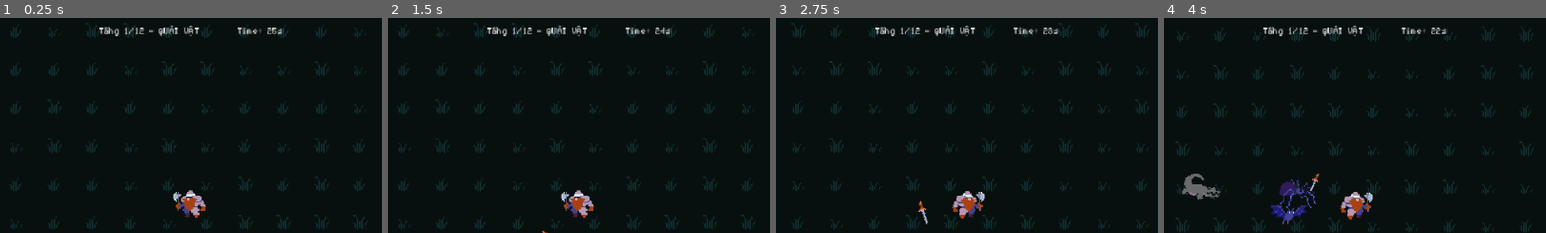
Above: before the commit, frames 1-4 (left to right).
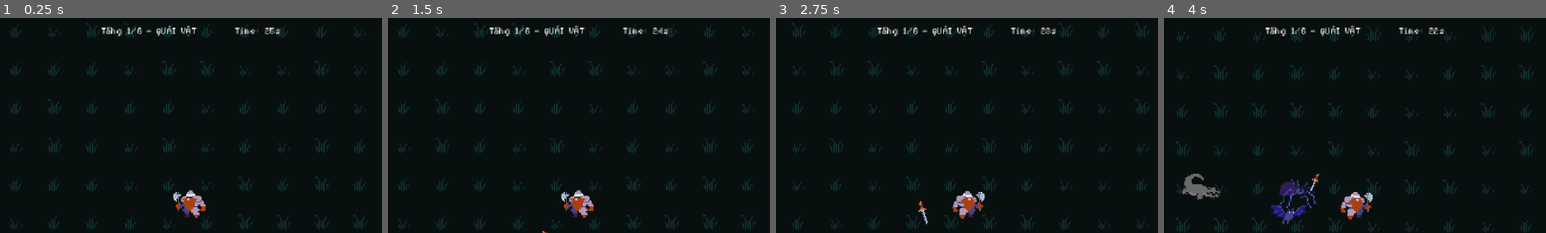
Above: after the commit, the same moments.

Repository: khanh-dinh26/NightSpire-Survival
Game: Godot game, scene res://src/arena/Arena.tscn
Same seed, same stepped clock (60 frames per second), same inputs: the game is played once before the commit and once after it. This scene is started directly instead of the project's main scene. Sound files missing from this copy of the repository are replaced by a short silence.
Inputs (mouse positions are % of the whole screen's width and height, from its top left):
- Up to frame 1 (0.25 s): no input
- Up to frame 2 (1.5 s): click (22, 92) at 0.52 s; click "Hủy" at 1.25 s
- Up to frame 3 (2.75 s): tap Enter at 2 s; move the mouse to (72, 45) at 2.02 s; hold Right (ui_right) from 2.03 s (still down); tap E at 2.1 s
- Up to frame 4 (4 s): move the mouse to (30, 55) at 2.77 s; release Right (ui_right) at 2.78 s; hold Down (ui_down) 2.78-3.53 s; tap 1 at 2.85 s; move the mouse to (60, 28) at 3.52 s; hold Right (ui_right) from 3.53 s (still down); tap E at 3.6 s
The pictures show only the part of the screen within x 25-75%, y 7-57%; the shares and areas given below are measured in that part.

The runs differ from the first frame. In frame 1, 0.8% of the frame differs, in the area x 26-75%, y 3-9%; in frame 2, 0.8%; in frame 3, 0.8%; in frame 4, 0.8%.

Commit message:
feat: dynamic gold drop scaling, 3-floor boss pacing (6 floors total), and random merchant floor with portal transition

Diff:
--- a/src/arena/FloorManager.gd
+++ b/src/arena/FloorManager.gd
@@ -14,6 +14,7 @@
 var all_items_pool: Array[ItemData] = []
 var _current_sanctuary: Node2D = null
 var _random_sanctuary_floor: int = -1
+var _random_merchant_floor: int = -1
 var _boss_draft_opened_for_floor: int = -1
 var _shop_opened_for_floor: int = -1
 
@@ -34,7 +35,7 @@
 
 func _load_floor_configs() -> void:
 	all_floor_configs.clear()
-	for i: int in range(1, 13):
+	for i: int in range(1, 7):
 		var path: String = "res://src/data/floors/floor_%02d.tres" % i
 		if ResourceLoader.exists(path):
 			var config: FloorConfig = load(path) as FloorConfig
@@ -82,7 +83,13 @@
 
 
 func start_default_run() -> void:
+	# Có tỉ lệ xuất hiện 1 tầng thương nhân an toàn (không có quái, chỉ có thương nhân + cổng qua tầng)
 	_random_sanctuary_floor = -1
+	if randf() <= 0.65:
+		_random_merchant_floor = [2, 4, 5].pick_random()
+	else:
+		_random_merchant_floor = -1
+
 	if GameManager.current_tower == null:
 		GameManager.start_new_run(default_tower, all_floor_configs)
 	else:
@@ -114,7 +121,7 @@
 		if cam != null:
 			cam.reset_smoothing()
 
-	var is_sanctuary: bool = (config.floor_type == FloorConfig.FloorType.NPC_SANCTUARY) or (floor_num == _random_sanctuary_floor)
+	var is_sanctuary: bool = (config.floor_type == FloorConfig.FloorType.NPC_SANCTUARY) or (floor_num == _random_sanctuary_floor) or (floor_num == _random_merchant_floor)
 
 	# NPC Sanctuary: Safe haven without monsters
 	if is_sanctuary:
--- a/src/arena/SanctuaryShopUI.tscn
+++ b/src/arena/SanctuaryShopUI.tscn
@@ -98,4 +98,4 @@
 theme_override_styles/normal = ExtResource("3_btn_normal")
 theme_override_styles/hover = ExtResource("4_btn_hover")
 theme_override_styles/pressed = ExtResource("4_btn_hover")
-text = "Đóng / Rời Khỏi Shop [ESC]"
+text = "Thoát [ESC]"
--- a/src/arena/Spawner.gd
+++ b/src/arena/Spawner.gd
@@ -315,9 +315,9 @@
 	if current_tower.miniboss_pool.is_empty():
 		return
 
-	# Floor 4 -> miniboss 1 (index 0); Floor 8 -> miniboss 2 (index 1 if exists)
+	# Floor 3 -> miniboss 1 (index 0); Floor 6+ -> miniboss 2 (index 1 if exists)
 	var boss_idx: int = 0
-	if current_floor_config.floor_index >= 8 and current_tower.miniboss_pool.size() > 1:
+	if current_floor_config.floor_index >= 6 and current_tower.miniboss_pool.size() > 1:
 		boss_idx = 1
 	var data: EnemyData = current_tower.miniboss_pool[boss_idx]
 
--- a/src/autoloads/GameManager.gd
+++ b/src/autoloads/GameManager.gd
@@ -64,7 +64,7 @@
 
 
 func advance_floor() -> void:
-	var total_floors: int = floor_configs.size() if not floor_configs.is_empty() else 12
+	var total_floors: int = floor_configs.size() if not floor_configs.is_empty() else 6
 	if current_floor_index < total_floors:
 		current_floor_index += 1
 		EventBus.floor_transition_requested.emit(current_floor_index)
--- a/src/data/enemies/bosses/abyssal_behemoth.tres
+++ b/src/data/enemies/bosses/abyssal_behemoth.tres
@@ -1,6 +1,6 @@
-[gd_resource type="Resource" script_class="EnemyData" load_steps=2 format=3]
+[gd_resource type="Resource" script_class="EnemyData" format=3 uid="uid://cjgkchnsinc5y"]
 
-[ext_resource type="Script" path="res://src/resources/EnemyData.gd" id="1_script"]
+[ext_resource type="Script" uid="uid://diux81jhe5dbv" path="res://src/resources/EnemyData.gd" id="1_script"]
 
 [resource]
 script = ExtResource("1_script")
@@ -13,8 +13,7 @@
 contact_knockback = 180.0
 gold_drop_min = 25
 gold_drop_max = 40
-sprite_sheet = "monsters"
 sprite_region = Rect2(64, 128, 32, 32)
 attack_pattern = "ground_slam"
+projectile_speed = 140.0
 attack_cooldown = 3.0
-projectile_speed = 140.0
--- a/src/data/enemies/bosses/forest_lord.tres
+++ b/src/data/enemies/bosses/forest_lord.tres
@@ -1,6 +1,6 @@
-[gd_resource type="Resource" script_class="EnemyData" load_steps=2 format=3]
+[gd_resource type="Resource" script_class="EnemyData" format=3 uid="uid://dopyjqf74k7w5"]
 
-[ext_resource type="Script" path="res://src/resources/EnemyData.gd" id="1_enemy"]
+[ext_resource type="Script" uid="uid://diux81jhe5dbv" path="res://src/resources/EnemyData.gd" id="1_enemy"]
 
 [resource]
 script = ExtResource("1_enemy")
@@ -13,8 +13,6 @@
 contact_knockback = 200.0
 gold_drop_min = 80
 gold_drop_max = 120
-sprite_sheet = "monsters"
 sprite_region = Rect2(32, 224, 32, 32)
 attack_pattern = "mixed"
 projectile_speed = 175.0
-attack_cooldown = 2.0
--- a/src/data/floors/floor_03.tres
+++ b/src/data/floors/floor_03.tres
@@ -5,12 +5,12 @@
 [resource]
 script = ExtResource("1_floor")
 floor_index = 3
-floor_type = 0
-wave_duration = 35.0
-spawn_interval = 1.2
-enemies_per_burst = 3
-max_concurrent_enemies = 14
-enemy_hp_multiplier = 1.8
-enemy_damage_multiplier = 1.3
-enemy_speed_multiplier = 1.1
-gold_multiplier = 1.4
+floor_type = 1
+wave_duration = 0.0
+spawn_interval = 0.0
+enemies_per_burst = 0
+max_concurrent_enemies = 0
+enemy_hp_multiplier = 2.5
+enemy_damage_multiplier = 1.5
+enemy_speed_multiplier = 1.0
+gold_multiplier = 2.2
--- a/src/data/floors/floor_04.tres
+++ b/src/data/floors/floor_04.tres
@@ -5,12 +5,12 @@
 [resource]
 script = ExtResource("1_floor")
 floor_index = 4
-floor_type = 1
-wave_duration = 0.0
-spawn_interval = 0.0
-enemies_per_burst = 0
-max_concurrent_enemies = 0
-enemy_hp_multiplier = 2.5
-enemy_damage_multiplier = 1.5
-enemy_speed_multiplier = 1.0
-gold_multiplier = 2.2
+floor_type = 0
+wave_duration = 35.0
+spawn_interval = 1.0
+enemies_per_burst = 3
+max_concurrent_enemies = 15
+enemy_hp_multiplier = 2.0
+enemy_damage_multiplier = 1.4
+enemy_speed_multiplier = 1.1
+gold_multiplier = 1.6
--- a/src/data/floors/floor_06.tres
+++ b/src/data/floors/floor_06.tres
@@ -5,12 +5,12 @@
 [resource]
 script = ExtResource("1_floor")
 floor_index = 6
-floor_type = 0
-wave_duration = 40.0
-spawn_interval = 0.8
-enemies_per_burst = 4
-max_concurrent_enemies = 18
-enemy_hp_multiplier = 3.2
-enemy_damage_multiplier = 1.6
-enemy_speed_multiplier = 1.2
-gold_multiplier = 2.2
+floor_type = 3
+wave_duration = 0.0
+spawn_interval = 0.0
+enemies_per_burst = 0
+max_concurrent_enemies = 0
+enemy_hp_multiplier = 5.0
+enemy_damage_multiplier = 2.2
+enemy_speed_multiplier = 1.1
+gold_multiplier = 4.0
--- a/src/data/towers/blightwood_spire.tres
+++ b/src/data/towers/blightwood_spire.tres
@@ -4,12 +4,12 @@
 [ext_resource type="Script" uid="uid://c8bdsexivlyd8" path="res://src/resources/TowerData.gd" id="1_script"]
 [ext_resource type="Resource" path="res://src/data/enemies/spider.tres" id="2_spider"]
 [ext_resource type="Resource" path="res://src/data/enemies/bat.tres" id="3_bat"]
+[ext_resource type="Resource" path="res://src/data/enemies/abyssal_crawler.tres" id="4_crawler"]
+[ext_resource type="Resource" path="res://src/data/enemies/toxic_slime.tres" id="4_slime"]
 [ext_resource type="Resource" path="res://src/data/enemies/snake.tres" id="4_snake"]
-[ext_resource type="Resource" path="res://src/data/enemies/toxic_slime.tres" id="4_slime"]
-[ext_resource type="Resource" path="res://src/data/enemies/abyssal_crawler.tres" id="4_crawler"]
-[ext_resource type="Resource" path="res://src/data/enemies/bosses/ancient_spider.tres" id="5_miniboss1"]
-[ext_resource type="Resource" path="res://src/data/enemies/bosses/venom_manticore.tres" id="6_miniboss2"]
+[ext_resource type="Resource" uid="uid://nframm8pqmu7" path="res://src/data/enemies/bosses/ancient_spider.tres" id="5_miniboss1"]
 [ext_resource type="Resource" path="res://src/data/enemies/bosses/abyssal_behemoth.tres" id="6_behemoth"]
+[ext_resource type="Resource" uid="uid://bt0t36tu1nnsy" path="res://src/data/enemies/bosses/venom_manticore.tres" id="6_miniboss2"]
 [ext_resource type="Resource" path="res://src/data/enemies/bosses/forest_lord.tres" id="7_finalboss"]
 
 [resource]
--- a/src/entities/enemies/EnemyBase.gd
+++ b/src/entities/enemies/EnemyBase.gd
@@ -166,7 +166,10 @@
 	var p: Player = players[0] as Player if players.size() > 0 else null
 	var luck: float = p.luck_stat if p != null else 0.0
 
-	var drop_chance: float = 0.70 + (luck * 0.15)
+	# Càng lên tầng cao tỉ lệ rơi vàng giảm, nhưng có buff thì tăng theo buff
+	var current_floor: int = maxi(1, GameManager.current_floor_index)
+	var base_drop_chance: float = maxf(0.20, 0.80 - float(current_floor - 1) * 0.10)
+	var drop_chance: float = base_drop_chance + (luck * 0.25)
 	var drops_gold: bool = randf() <= drop_chance or is_elite
 	var gold_value: int = randi_range(data.gold_drop_min, data.gold_drop_max) if data != null else 1
 	if is_elite:
--- a/src/ui/HUD.gd
+++ b/src/ui/HUD.gd
@@ -180,10 +180,11 @@
 	if GameManager.is_dark_night:
 		prefix = "[ĐÊM TỐI C%d] " % GameManager.dark_night_cycle
 
-	var total_floors: int = GameManager.floor_configs.size() if not GameManager.floor_configs.is_empty() else 12
+	var total_floors: int = GameManager.floor_configs.size() if not GameManager.floor_configs.is_empty() else 6
 	floor_label.text = "%sTầng %d/%d — %s" % [prefix, floor_idx, total_floors, type_str]
 	if spawner != null and not spawner.is_spawning and cfg != null and cfg.floor_type == FloorConfig.FloorType.COMBAT_WAVE:
-		floor_label.text = "%sTầng %d/%d — THÁNH ĐỊA" % [prefix, floor_idx, total_floors]
+		floor_label.text = "%sTầng %d/%d — THƯƠNG NHÂN" % [prefix, floor_idx, total_floors]
+		timer_label.text = "KHU VỰC AN TOÀN"
 	if cfg == null or (cfg.floor_type != FloorConfig.FloorType.MINIBOSS and cfg.floor_type != FloorConfig.FloorType.FINAL_BOSS):
 		hide_boss_bar()
 
--- a/src/ui/MainMenu.gd
+++ b/src/ui/MainMenu.gd
@@ -113,7 +113,7 @@
 
 	# Load floors
 	var floors: Array[FloorConfig] = []
-	for i: int in range(1, 11):
+	for i: int in range(1, 7):
 		var path: String = "res://src/data/floors/floor_%02d.tres" % i
 		if ResourceLoader.exists(path):
 			floors.append(load(path) as FloorConfig)
--- a/src/ui/MainMenu.tscn
+++ b/src/ui/MainMenu.tscn
@@ -285,7 +285,7 @@
 theme_override_styles/normal = ExtResource("3_btn_normal")
 theme_override_styles/pressed = ExtResource("4_btn_hover")
 theme_override_styles/hover = ExtResource("4_btn_hover")
-text = "Âm Thanh"
+text = "Cài Đặt"
 
 [node name="ExitButton" type="Button" parent="Margin/VBox/MenuPanel/Margin/VBox" unique_id=1373549696]
 custom_minimum_size = Vector2(0, 30)
--- a/src/ui/TowerSelect.gd
+++ b/src/ui/TowerSelect.gd
@@ -131,9 +131,9 @@
 	var tower: TowerData = towers[selected_tower_index]
 	var character_class: ClassData = classes[selected_class_index]
 
-	# Load 12 floors
+	# Load 6 floors (every 3 floors is a boss)
 	var floors: Array[FloorConfig] = []
-	for i: int in range(1, 13):
+	for i: int in range(1, 7):
 		var path: String = "res://src/data/floors/floor_%02d.tres" % i
 		if ResourceLoader.exists(path):
 			floors.append(load(path) as FloorConfig)
